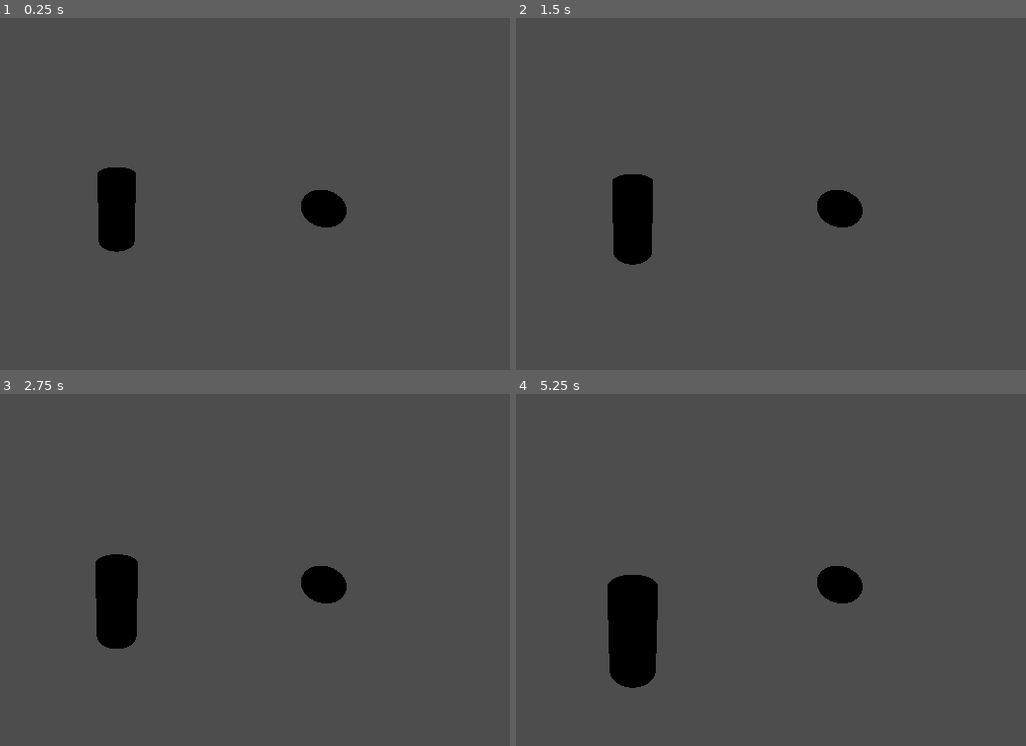
Above: before the commit, frames 1-4 (two rows, left to right).
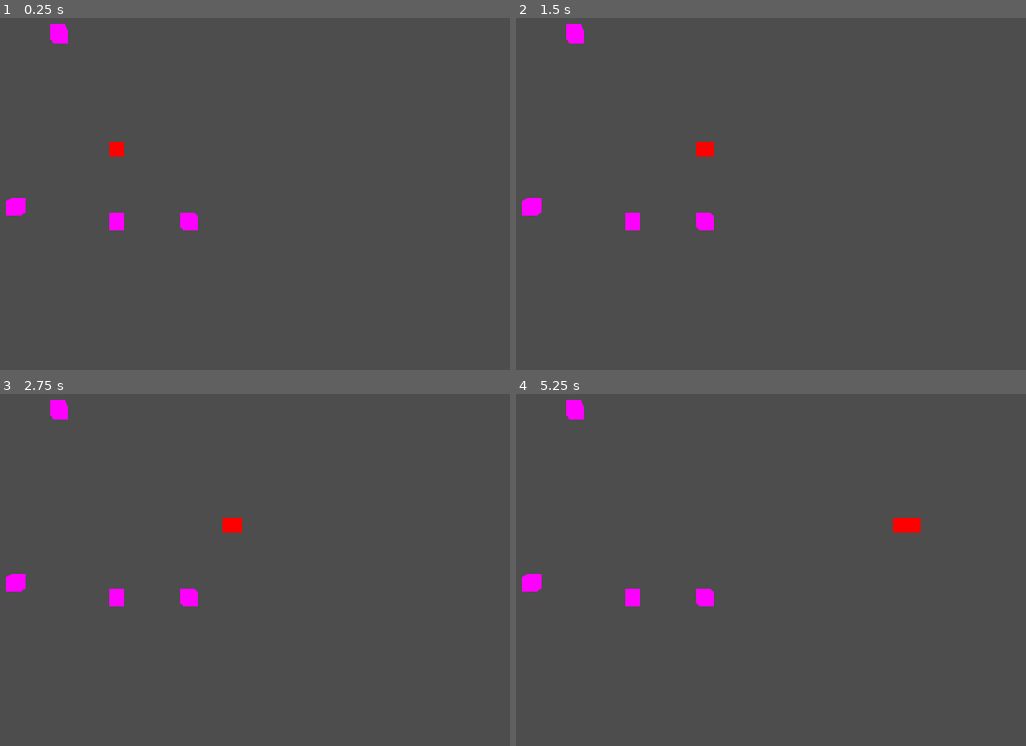
Above: after the commit, the same moments.

Repository: ralabate/cylinder-sorcerer
Game: Godot game, scene res://main.tscn
Same seed, same stepped clock (60 frames per second), same inputs: the game is played once before the commit and once after it.
Inputs:
- Up to frame 1 (0.25 s): no input
- Up to frame 2 (1.5 s): tap Enter (ui_accept) at 0.5, 0.6, 0.77, 1.07, 1.35 s
- Up to frame 3 (2.75 s): tap Enter (ui_accept) at 1.52, 1.82, 2.1 s
- Up to frame 4 (5.25 s): tap Enter (ui_accept) at 2.75, 2.85, 3.02, 3.32, 3.6, 3.77, 4.07, 4.35, 4.52, 4.82, 5.1 s

The runs differ from the first frame. In frame 1, 3.1% of the frame differs, in the area x 1-68%, y 1-67%; in frame 2, 3.3%; in frame 3, 3.5%; in frame 4, 4.4%, in the area x 1-80%, y 1-84%.

Commit message:
learning gdscript

Diff:
--- a/cylinder-sorcerer/main.gd
+++ b/cylinder-sorcerer/main.gd
@@ -1,10 +1,56 @@
 extends Node3D
 
-@onready var node_3d_cylinder: Node3D = $Node3D_Cylinder
+@export var NUM_BADDIES: int
+
+class Character:
+
+	var pos: Vector3
+	var radius: float
+	var color: Color
+	var meshInstance: MeshInstance3D
+
+	func _init(p_pos: Vector3, p_radius: float, p_color: Color):
+		self.pos = p_pos
+		self.radius = p_radius
+		self.color = p_color
+		self.meshInstance = MeshInstance3D.new()
+		self.meshInstance.mesh = BoxMesh.new()
+		var material = StandardMaterial3D.new()
+		material.albedo_color = p_color
+		material.flags_unshaded = true
+		self.meshInstance.mesh.surface_set_material(0, material)
+
+var player: Character
+var baddie: Character
+var baddie_list: Array[Character]
+var camera: Camera3D
 
 func _ready() -> void:
-	pass # Replace with function body.
+	# create characters
+	player = Character.new(Vector3.ZERO, 1.0, Color.RED)
+	for i in NUM_BADDIES:
+			var random_position = Vector3.ZERO
+			random_position.x = randi_range(-10, 10)
+			random_position.z = randi_range(-10, 10)
+			baddie_list.append(Character.new(random_position, 1.0, Color.MAGENTA))
+			print("Adding baddie" + str(i) + " at x=" + str(random_position.x) + " z=" + str(random_position.z))
 
-func _process(delta: float) -> void:
+	# create camera
+	camera = Camera3D.new()
+	camera.look_at_from_position(Vector3(0, 20, 0), Vector3(0, 0, 0), Vector3(0, 0, -1))
+	camera.make_current()
+
+	# add meshes and camera to render list
+	var root = get_tree().root.get_children()[0]
+	root.add_child(player.meshInstance)
+	for i in NUM_BADDIES:
+		root.add_child(baddie_list[i].meshInstance)
+	root.add_child(camera)
+
+func _process(_delta: float) -> void:
 	if (Input.is_action_just_pressed("ui_accept")):
-		node_3d_cylinder.position.z += 0.1;
+		player.pos.x += 1;
+	player.meshInstance.global_transform.origin = player.pos
+
+	for i in NUM_BADDIES:
+		baddie_list[i].meshInstance.global_transform.origin = baddie_list[i].pos
--- a/cylinder-sorcerer/main.tscn
+++ b/cylinder-sorcerer/main.tscn
@@ -2,25 +2,6 @@
 
 [ext_resource type="Script" uid="uid://dyoh4ymmxjd01" path="res://main.gd" id="1_ig7tw"]
 
-[sub_resource type="CylinderMesh" id="CylinderMesh_7dm0k"]
-
-[sub_resource type="SphereMesh" id="SphereMesh_ig7tw"]
-
 [node name="Node3D_Root" type="Node3D" unique_id=1331942341]
 script = ExtResource("1_ig7tw")
-
-[node name="Camera3D_Main" type="Camera3D" parent="." unique_id=168218942]
-transform = Transform3D(1, 0, 0, 0, 0.9557674, 0.29412377, 0, -0.29412377, 0.9557674, 0, 3.8088655, 6.952671)
-
-[node name="OmniLight3D_Key" type="OmniLight3D" parent="." unique_id=825609209]
-
-[node name="Node3D_Cylinder" type="Node3D" parent="." unique_id=295181525]
-
-[node name="MeshInstance3D_Cylinder" type="MeshInstance3D" parent="Node3D_Cylinder" unique_id=545001566]
-mesh = SubResource("CylinderMesh_7dm0k")
-
-[node name="Node3D_Skull" type="Node3D" parent="." unique_id=506733366]
-transform = Transform3D(1, 0, 0, 0, 1, 0, 0, 0, 1, 5.5572863, 0, 0)
-
-[node name="MeshInstance3D_Skull" type="MeshInstance3D" parent="Node3D_Skull" unique_id=87135176]
-mesh = SubResource("SphereMesh_ig7tw")
+NUM_BADDIES = 4
--- a/cylinder-sorcerer/project.godot
+++ b/cylinder-sorcerer/project.godot
@@ -15,6 +15,10 @@
 config/features=PackedStringArray("4.6", "Forward Plus")
 config/icon="res://icon.svg"
 
+[editor]
+
+movie_writer/movie_file="/Users/ncr/Desktop/add_cylinder.avi"
+
 [physics]
 
 3d/physics_engine="Jolt Physics"
